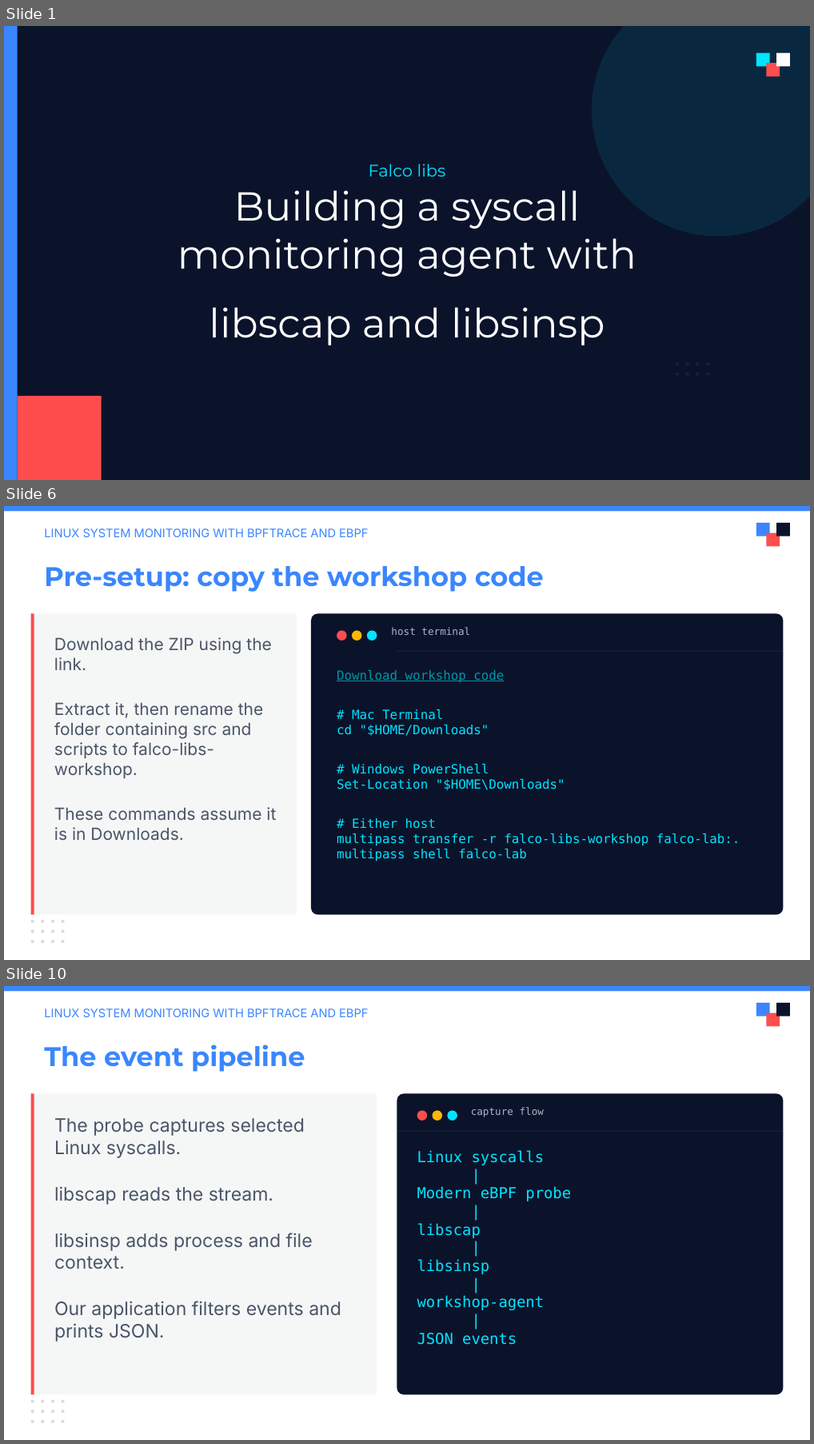
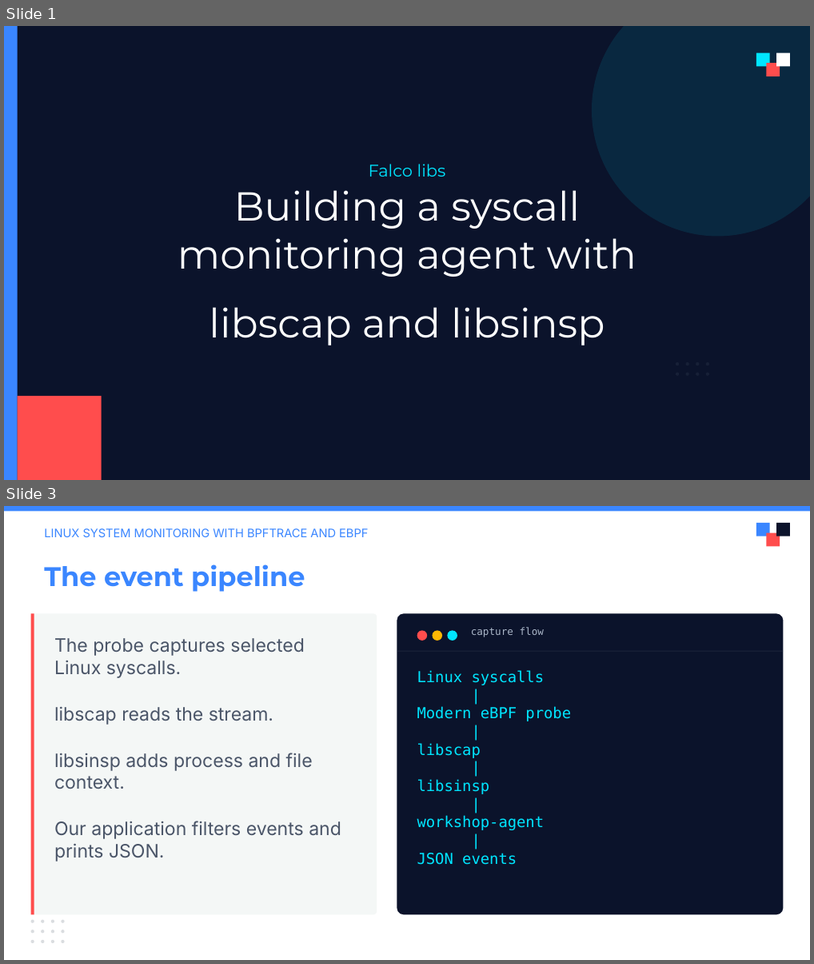
Before and after one commit to julianshalaby-perj/falco-libs-workshop, a slide deck: presentation/falco-libs-intro.pptx. Shown one above the other, each under a label of ours: slides 1, 6 and 10 before the commit, slides 1 and 3 after it; the slides between them are not shown. The pictures are 814x1444 and 814x964 pixels, drawn with LibreOffice and Linux fonts; fonts in the diff are those of the drawing; background and template pictures are left out. Boxes give left, top, right and bottom in pixels: in the first picture for what was removed or moved away, otherwise in the second. Text is boxed around its words. In the diff, an @@ line names an element or a change of style, - is before the commit and + after.

Commit message:
Condense pre-setup into one command slide

```diff
--- a/presentation/falco-libs-intro.pptx
+++ b/presentation/falco-libs-intro.pptx
@@ slide 6 removed at (x1=4, y1=506, x2=810, y2=960), background #FFFFFF @@
@@ rectangle removed at (x1=4, y1=506, x2=810, y2=511) @@
@@ text removed at (x1=44, y1=528, x2=368, y2=537) @@
-LINUX SYSTEM MONITORING WITH BPFTRACE AND EBPF
@@ rectangle removed at (x1=756, y1=523, x2=770, y2=536) @@
@@ rectangle removed at (x1=777, y1=523, x2=790, y2=536) @@
@@ rectangle removed at (x1=767, y1=532, x2=781, y2=546) @@
@@ text removed at (x1=44, y1=566, x2=544, y2=592) @@
-Pre-setup: copy the workshop code
@@ rounded rectangle removed at (x1=30, y1=613, x2=297, y2=914) @@
@@ rectangle removed at (x1=30, y1=613, x2=34, y2=914) @@
@@ rounded rectangle removed at (x1=311, y1=613, x2=784, y2=914) @@
@@ text removed at (x1=54, y1=637, x2=276, y2=840) @@
-Download the ZIP using the link.
-Extract it, then rename the folder containing src and scripts to falco-libs-workshop.
-These commands assume it is in Downloads.
@@ ellipse removed at (x1=337, y1=630, x2=346, y2=640) @@
@@ ellipse removed at (x1=351, y1=630, x2=362, y2=640) @@
@@ ellipse removed at (x1=367, y1=630, x2=377, y2=640) @@
@@ text removed at (x1=391, y1=627, x2=470, y2=635) @@
-host terminal
@@ text removed at (x1=337, y1=670, x2=741, y2=861) @@
-Download workshop code
-# Mac Terminal
-cd "$HOME/Downloads"
-# Windows PowerShell
-Set-Location "$HOME\Downloads"
-# Either host
-multipass transfer -r falco-libs-workshop falco-lab:.
-multipass shell falco-lab
@@ rectangle removed at (x1=398, y1=650, x2=784, y2=651) @@
@@ ellipse removed at (x1=30, y1=919, x2=34, y2=922) @@
@@ ellipse removed at (x1=30, y1=929, x2=34, y2=932) @@
@@ ellipse removed at (x1=41, y1=919, x2=44, y2=922) @@
@@ ellipse removed at (x1=41, y1=929, x2=44, y2=932) @@
@@ ellipse removed at (x1=50, y1=919, x2=54, y2=922) @@
@@ ellipse removed at (x1=50, y1=929, x2=54, y2=932) @@
@@ ellipse removed at (x1=62, y1=919, x2=65, y2=922) @@
@@ ellipse removed at (x1=62, y1=929, x2=65, y2=932) @@
@@ ellipse removed at (x1=30, y1=940, x2=34, y2=943) @@
@@ ellipse removed at (x1=41, y1=940, x2=44, y2=943) @@
@@ ellipse removed at (x1=50, y1=940, x2=54, y2=943) @@
@@ ellipse removed at (x1=62, y1=940, x2=65, y2=943) @@
@@ what was slide 10 is now slide 3 @@
```
Also in this commit, not shown: 1 slide changed, 1 slide added, 7 other slides removed.
